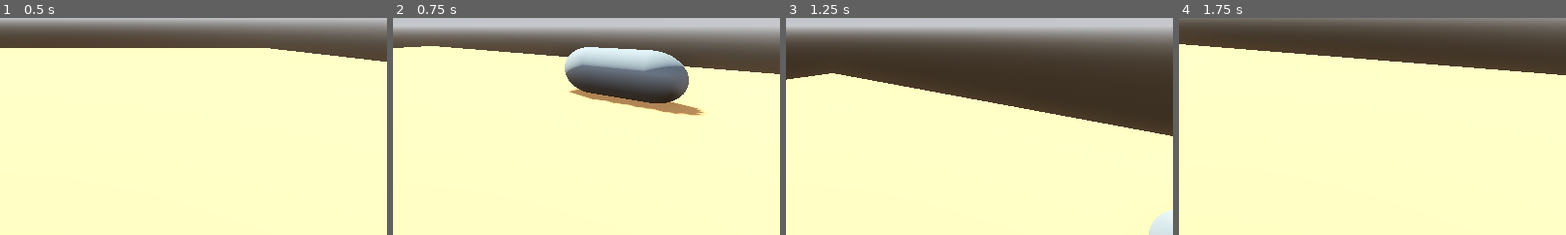
Above: before the commit, frames 1-4 (left to right).
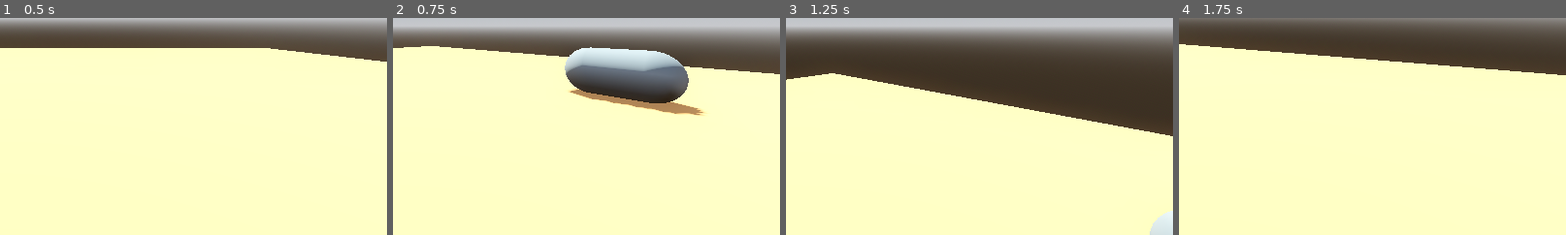
Above: after the commit, the same moments.

Repository: lungcollapser/record
Game: Godot game, scene res://scenes/world.tscn
Same seed, same stepped clock (60 frames per second), same inputs: the game is played once before the commit and once after it.
Inputs (mouse positions are % of the whole screen's width and height, from its top left):
- Up to frame 1 (0.5 s): no input
- Up to frame 2 (0.75 s): tap Enter (ui_accept) at 0.5 s; move the mouse to (55, 50) at 0.52 s; hold W (forward) from 0.53 s (still down); hold E (interact) from 0.53 s (still down)
- Up to frame 3 (1.25 s): keep holding W (forward); keep holding E (interact); tap Enter (ui_accept) at 0.77 s
- Up to frame 4 (1.75 s): keep holding W (forward); move the mouse to (45, 50) at 1.27 s; release E (interact) at 1.28 s; tap E (interact) at 1.35 s; tap Enter (ui_accept) at 1.52 s
The pictures show only the part of the screen within x 50-100%, y 50-100%; the shares and areas given below are measured in that part.

Frame 1 is identical in both runs. In frame 2, 0.1% of the frame differs, in the area x 44-79%, y 13-46%; in frame 3, less than 0.1%; in frame 4, nothing differs.

Commit message:
PICKING UP OBJECTS

Diff:
--- a/playerbody.gd
+++ b/playerbody.gd
@@ -7,7 +7,7 @@
 const SPRINT_SPEED = 7.0
 const JUMP_VELOCITY = 4.5
 const SENSITIVTY = 0.01
-var picked_up_object = null
+var picked_up_object
 var pull_power = 4
 
 # Headbob variables
@@ -33,15 +33,19 @@
 
 func pick_up_object():
 	var collider = pick_up.get_collider()
-	if Input.is_action_pressed("interact"):
-		if picked_up_object == null:
-			picked_up_object = collider
-
-		if picked_up_object != null:
-			picked_up_object.position = hold.global_position
+	if collider != null and collider is RigidBody3D:
+		picked_up_object = collider
 
 
 func _physics_process(delta: float) -> void:
+
+	if picked_up_object != null:
+		var a = picked_up_object.global_position
+		var b = hold.global_position
+		picked_up_object.set_linear_velocity((b-a))
+
+	if Input.is_action_pressed("interact"):
+		pick_up_object()
 
 
 	if Input.is_action_pressed("sprint"):
--- a/scenes/dead_body.tscn
+++ b/scenes/dead_body.tscn
@@ -1,21 +1,19 @@
 [gd_scene load_steps=4 format=3 uid="uid://cfqnnebvepiiw"]
 
-[ext_resource type="Script" path="res://scripts/deadbody_3d.gd" id="1_mijl4"]
+[sub_resource type="PhysicsMaterial" id="PhysicsMaterial_03anv"]
 
-[sub_resource type="CapsuleMesh" id="CapsuleMesh_4whc4"]
+[sub_resource type="CapsuleMesh" id="CapsuleMesh_2m3ne"]
 
-[sub_resource type="CapsuleShape3D" id="CapsuleShape3D_yak6a"]
+[sub_resource type="CapsuleShape3D" id="CapsuleShape3D_eh13d"]
 
-[node name="deadbody" type="Node3D"]
+[node name="deadbody" type="RigidBody3D"]
+mass = 0.235
+physics_material_override = SubResource("PhysicsMaterial_03anv")
 
-[node name="deadbody3d" type="CharacterBody3D" parent="."]
-transform = Transform3D(0.735, 0, 0, 0, 0.735, 0, 0, 0, 0.735, 0, 0, 0)
-script = ExtResource("1_mijl4")
+[node name="MeshInstance3D" type="MeshInstance3D" parent="."]
+transform = Transform3D(0.73, 0, 0, 0, -3.19093e-08, -0.73, 0, 0.73, -3.19093e-08, 0, 0, 0)
+mesh = SubResource("CapsuleMesh_2m3ne")
 
-[node name="deadbodymesh" type="MeshInstance3D" parent="deadbody3d"]
-transform = Transform3D(1, 0, 0, 0, -4.37114e-08, -1, 0, 1, -4.37114e-08, 0, 0, 0)
-mesh = SubResource("CapsuleMesh_4whc4")
-
-[node name="deadbodyshape" type="CollisionShape3D" parent="deadbody3d"]
-transform = Transform3D(1, 0, 0, 0, -4.37114e-08, -1, 0, 1, -4.37114e-08, 0, 0, 0)
-shape = SubResource("CapsuleShape3D_yak6a")
+[node name="CollisionShape3D" type="CollisionShape3D" parent="."]
+transform = Transform3D(0.75, 0, 0, 0, -3.27835e-08, -0.75, 0, 0.75, -3.27835e-08, 0, 0, 0)
+shape = SubResource("CapsuleShape3D_eh13d")
--- a/scenes/player.tscn
+++ b/scenes/player.tscn
@@ -7,6 +7,7 @@
 [sub_resource type="CapsuleShape3D" id="CapsuleShape3D_dd3nb"]
 
 [node name="Player" type="Node3D"]
+transform = Transform3D(1, 0, 0, 0, 1, 0, 0, 0, 1, 0, 0.883297, 0)
 
 [node name="Playerbody" type="CharacterBody3D" parent="."]
 script = ExtResource("1_sxyqi")
@@ -25,5 +26,5 @@
 transform = Transform3D(1, 0, 0, 0, 1, 0, 0, 0, 1, 0, 0.591259, -3.8821)
 
 [node name="Pickup" type="RayCast3D" parent="Playerbody/Head/Camera3D"]
-transform = Transform3D(1, 0, 0, 0, 1, 0, 0, 0, 1, 0, 0.92807, 0)
+transform = Transform3D(1, 0, 0, 0, 1, 0, 0, 0, 1, 0, 0.0343571, 0)
 target_position = Vector3(0, -1, -5)
